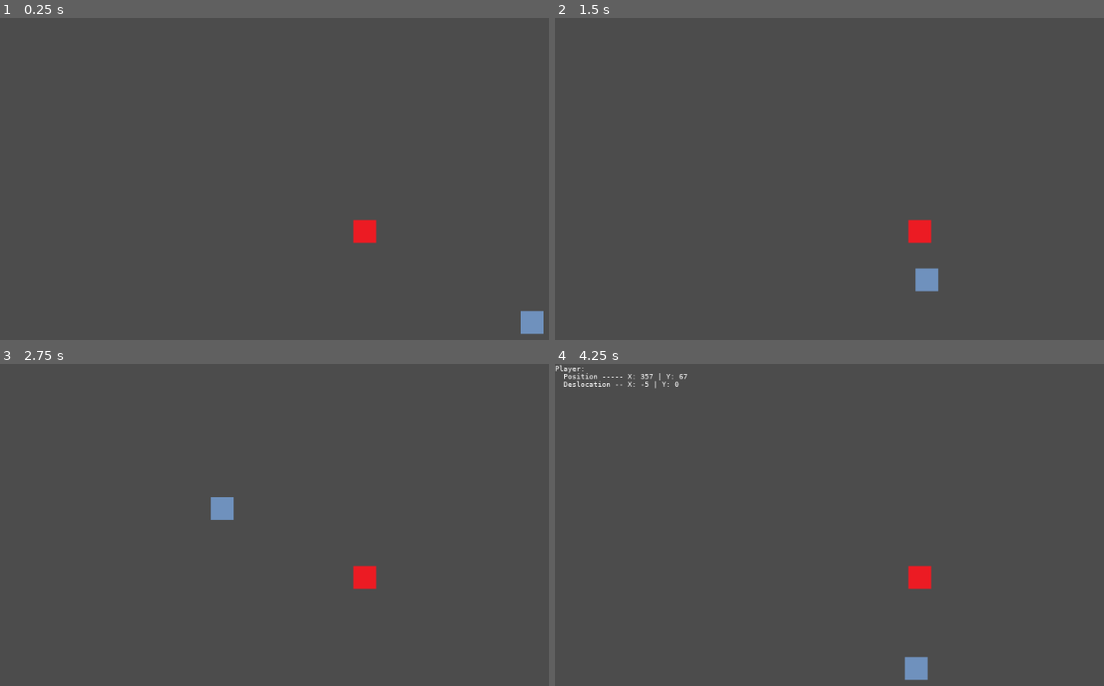
Above: before the commit, frames 1-4 (two rows, left to right).
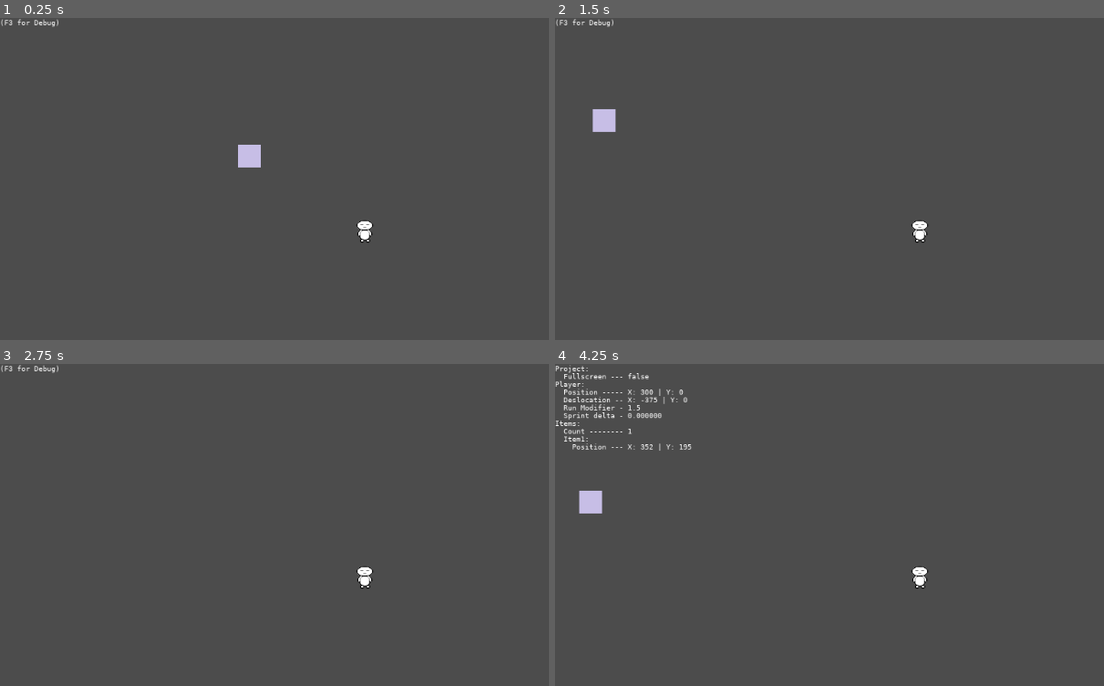
Above: after the commit, the same moments.

Repository: Ellyzeul/godot_first_game
Game: Godot game, scene res://levels/World.tscn
Two runs of this game, one before a commit and one after it. Both use one fixed random seed, a clock stepped at 60 frames per second and the inputs below. Before the commit the project starts from res://World.tscn.
Inputs:
- Up to frame 1 (0.25 s): no input
- Up to frame 2 (1.5 s): tap Enter at 0.5 s; hold Right (right) 0.53-1.28 s; hold Shift (run, bound only after the commit) 0.53-1.28 s; tap Ctrl (sprint, bound only after the commit) at 0.8, 1.35 s; hold Down (down) from 1.28 s (still down)
- Up to frame 3 (2.75 s): tap Shift (run, bound only after the commit) at 1.55 s; release Down (down) at 2.03 s; hold Right (right) from 2.03 s (still down); hold Shift (run, bound only after the commit) from 2.03 s (still down); tap Ctrl (sprint, bound only after the commit) at 2.3 s
- Up to frame 4 (4.25 s): release Right (right) at 2.78 s; release Shift (run, bound only after the commit) at 2.78 s; hold Up (up) 2.78-3.53 s; tap Ctrl (sprint, bound only after the commit) at 2.85, 3.8 s; tap Shift (run, bound only after the commit) at 3.05 s; hold Left (left) from 3.53 s (still down); hold Shift (run, bound only after the commit) from 3.53 s (still down); tap F3 (debug) at 4.15 s

The runs differ from the first frame. In frame 1, 1.0% of the frame differs, in the area x 0-100%, y 0-99%; in frame 2, 1.0%; in frame 3, 0.7%; in frame 4, 2.0%, in the area x 0-69%, y 0-99%.

Commit message:
feat: various implementation
 - Player and Item now are physic block and have collision
 - All codes refactored
 - Player has a new sprite
 - Infinite run system
 - Timed sprint system

Diff:
--- a/World.tscn
+++ /dev/null
@@ -1,21 +0,0 @@
-[gd_scene load_steps=6 format=2]
-
-[ext_resource path="res://characters/player/player_spr.png" type="Texture" id=1]
-[ext_resource path="res://characters/player/Player.gd" type="Script" id=2]
-[ext_resource path="res://models/item/item_spr.png" type="Texture" id=4]
-[ext_resource path="res://characters/player/PlayerCamera.tscn" type="PackedScene" id=5]
-[ext_resource path="res://characters/player/PlayerCamera.gd" type="Script" id=6]
-
-[node name="World" type="Node2D"]
-
-[node name="Player" type="Sprite" parent="."]
-position = Vector2( 117, 67 )
-texture = ExtResource( 1 )
-script = ExtResource( 2 )
-
-[node name="PlayerCamera" parent="Player" instance=ExtResource( 5 )]
-script = ExtResource( 6 )
-
-[node name="Item1" type="Sprite" parent="."]
-position = Vector2( 352, 195 )
-texture = ExtResource( 4 )
--- a/characters/player/Player.gd
+++ b/characters/player/Player.gd
@@ -1,15 +1,24 @@
-extends Sprite
+extends KinematicBody2D
 
-const Player = preload("res://scripts/lib_player.gd")
+const Player = preload("res://characters/player/lib.gd")
 var speed
+var running
+var sprint_duration
 var velocity
 var camera
+var collision_info
+var font
 
 func _ready():
-	speed = 5
+	speed = 250
+	running = 1
 	velocity = Vector2()
 	camera = self.get_child(0)
+	sprint_duration = 0
 
-func _process(delta):
-	velocity = Player.get_velocity(speed)
-	position = Player.set_position(position, velocity)
+func _physics_process(delta):
+	sprint_duration = Player.get_sprint_delta(delta, sprint_duration)
+	running = Player.get_running(sprint_duration)
+	velocity = Player.get_velocity(speed, running)
+	var collision_info = move_and_slide(velocity, Vector2.UP)
+	update()
--- a/characters/player/Player.tscn
+++ b/characters/player/Player.tscn
@@ -1,10 +1,24 @@
-[gd_scene load_steps=2 format=2]
+[gd_scene load_steps=6 format=2]
 
-[sub_resource type="ImageTexture" id=1]
+[ext_resource path="res://characters/player/camera/PlayerCamera.tscn" type="PackedScene" id=1]
+[ext_resource path="res://characters/player/camera/PlayerCamera.gd" type="Script" id=2]
+[ext_resource path="res://characters/player/sprite.png" type="Texture" id=3]
+[ext_resource path="res://characters/player/Player.gd" type="Script" id=4]
+
+[sub_resource type="RectangleShape2D" id=1]
+extents = Vector2( 10.5, 15 )
 
 [node name="Player" type="KinematicBody2D"]
+script = ExtResource( 4 )
+
+[node name="PlayerCamera" parent="." instance=ExtResource( 1 )]
+position = Vector2( 514, 301 )
+script = ExtResource( 2 )
 
 [node name="Sprite" type="Sprite" parent="."]
-texture = SubResource( 1 )
+position = Vector2( 514, 301 )
+texture = ExtResource( 3 )
 
-[node name="Collision" type="CollisionShape2D" parent="."]
+[node name="CollisionShape2D" type="CollisionShape2D" parent="."]
+position = Vector2( 514.5, 301 )
+shape = SubResource( 1 )
--- a/characters/player/PlayerCamera.gd
+++ /dev/null
@@ -1,42 +0,0 @@
-extends Camera2D
-
-var world
-var player
-var font
-var debug
-var top_left
-
-func _ready():
-	world = self.get_parent().get_parent()
-	player = world.get_child(0)
-
-	self.current = true
-
-	font = DynamicFont.new()
-	font.font_data = load("res://fonts/VeraSans-Regular.ttf")
-	font.size = 10
-
-	debug = false
-
-func _process(delta):
-	debug = !debug if Input.is_action_just_pressed("debug") else debug
-	top_left = Vector2(
-		-ProjectSettings.get_setting("display/window/size/width")/2,
-		-ProjectSettings.get_setting("display/window/size/height")/2
-	)
-	update()
-
-func _draw():
-	if !debug: return
-
-	var messages = [
-		"Player:",
-		"  Position ----- X: "+str(player.position.x)+" | Y: "+str(player.position.y),
-		"  Deslocation -- X: "+str(player.velocity.x)+" | Y: "+str(player.velocity.y)
-	]
-	var text_position = top_left
-	text_position.y += 10
-
-	for msg in messages:
-		draw_string(font, text_position, msg)
-		text_position.y += font.size+1
--- /dev/null
+++ b/characters/player/camera/PlayerCamera.gd
@@ -0,0 +1,37 @@
+extends Camera2D
+
+const PlayerCamera = preload("res://characters/player/camera/lib.gd")
+var world
+var player
+var debug_font
+var debug
+var top_left
+
+func _ready():
+	world = self.get_parent().get_parent()
+	player = world.get_child(0)
+
+	self.current = true
+
+	debug_font = DynamicFont.new()
+	debug_font.font_data = load("res://fonts/VeraSans-Regular.ttf")
+	debug_font.size = 10
+
+	debug = false
+	top_left = PlayerCamera.get_top_left()
+
+func _process(delta):
+	debug = !debug if Input.is_action_just_pressed("debug") else debug
+	top_left = PlayerCamera.get_top_left()
+	PlayerCamera.toogle_fullscreen()
+	update()
+
+func _draw():
+	var text_position = top_left
+	var messages
+
+	messages = PlayerCamera.get_messages(world, player) if debug else ["(F3 for Debug)"]
+
+	for msg in messages:
+		draw_string(debug_font, text_position, msg)
+		text_position.y += debug_font.size+1
--- /dev/null
+++ b/characters/player/camera/lib.gd
@@ -0,0 +1,39 @@
+static func get_top_left():
+	var top_left = Vector2(
+		-OS.window_size.x/2,
+		-OS.window_size.y/2
+	)
+
+	top_left.y += 10
+
+	return top_left
+
+static func toogle_fullscreen():
+	var fullscreen = OS.window_fullscreen
+	var new_fullscreen = !fullscreen if Input.is_action_just_pressed("fullscreen") else fullscreen
+
+	OS.set_window_fullscreen(new_fullscreen)
+
+static func get_messages(world, player):
+	var items = world.items
+	var item_count
+
+	item_count = items.size()
+
+	var messages = [
+		"Project:",
+		"  Fullscreen --- %s" % ["true" if OS.window_fullscreen else "false"],
+		"Player:",
+		"  Position ----- X: %d | Y: %d" % [player.position.x, player.position.y],
+		"  Deslocation -- X: %d | Y: %d" % [player.velocity.x, player.velocity.y],
+		"  Run Modifier - %2.1f" % [player.running],
+		"  Sprint delta - %f" % [player.sprint_duration],
+		"Items:",
+		"  Count -------- %d" % [item_count]
+	]
+
+	for i in range(item_count):
+		messages.push_back("  Item%d:" % [i+1])
+		messages.push_back("    Position --- X: %d | Y: %d" % [items[i].position.x, items[i].position.y])
+
+	return messages
--- a/scripts/lib_player.gd
+++ b/characters/player/lib.gd
@@ -1,14 +1,33 @@
-static func get_velocity(speed):
+static func get_velocity(speed, running):
 	var velocity = Vector2()
 
 	velocity.x = -(Input.is_action_pressed("left") as int)+(Input.is_action_pressed("right") as int)
 	velocity.y = -(Input.is_action_pressed("up") as int)+(Input.is_action_pressed("down") as int)
 
-	velocity = velocity.normalized() * speed
+	velocity = velocity.normalized() * speed * running
 	velocity.x = ceil(velocity.x) if velocity.x > 0 else floor(velocity.x)
 	velocity.y = ceil(velocity.y) if velocity.y > 0 else floor(velocity.y)
 
 	return velocity
+
+static func get_running(sprint_time):
+	var running
+	if sprint_time > 0: running = 2.0
+	elif Input.is_action_pressed("run"): running = 1.5
+	else: running = 1
+
+	return running
+
+static func get_sprint_delta(delta, last_delta):
+	var new_delta
+
+	if (
+		Input.is_action_just_pressed("sprint") or
+		(last_delta > 0 and last_delta <= 0.5)
+	): new_delta = delta + last_delta
+	else: new_delta = 0
+
+	return new_delta
 
 static func set_position(position, velocity):
 	position.x += velocity.x
--- a/default_env.tres
+++ b/default_env.tres
@@ -3,5 +3,5 @@
 [sub_resource type="ProceduralSky" id=1]
 
 [resource]
-background_mode = 2
+background_mode = 1
 background_sky = SubResource( 1 )
--- /dev/null
+++ b/levels/World.gd
@@ -0,0 +1,10 @@
+extends Node2D
+
+const WorldModule = preload("res://levels/lib.gd")
+var items
+
+func _ready():
+	items = WorldModule.get_items(self)
+
+func _process(delta):
+	items = WorldModule.get_items(self)
--- /dev/null
+++ b/levels/World.tscn
@@ -0,0 +1,13 @@
+[gd_scene load_steps=4 format=2]
+
+[ext_resource path="res://characters/player/Player.tscn" type="PackedScene" id=1]
+[ext_resource path="res://models/items/Item.tscn" type="PackedScene" id=4]
+[ext_resource path="res://levels/World.gd" type="Script" id=7]
+
+[node name="World" type="Node2D"]
+use_parent_material = true
+script = ExtResource( 7 )
+
+[node name="Player" parent="." instance=ExtResource( 1 )]
+
+[node name="Item" parent="." instance=ExtResource( 4 )]
--- /dev/null
+++ b/levels/lib.gd
@@ -0,0 +1,7 @@
+static func get_items(world):
+	var items = []
+
+	for child in world.get_children():
+		if child.name.find("Item") > -1: items.push_back(child)
+
+	return items
--- /dev/null
+++ b/models/items/Item.tscn
@@ -0,0 +1,15 @@
+[gd_scene load_steps=3 format=2]
+
+[ext_resource path="res://models/items/item2_spr.png" type="Texture" id=1]
+
+[sub_resource type="RectangleShape2D" id=1]
+extents = Vector2( 16, 16 )
+
+[node name="Item" type="StaticBody2D"]
+position = Vector2( 352, 195 )
+
+[node name="Sprite" type="Sprite" parent="."]
+texture = ExtResource( 1 )
+
+[node name="CollisionShape2D" type="CollisionShape2D" parent="."]
+shape = SubResource( 1 )
--- a/project.godot
+++ b/project.godot
@@ -11,8 +11,12 @@
 [application]
 
 config/name="Godot"
-run/main_scene="res://World.tscn"
+run/main_scene="res://levels/World.tscn"
 config/icon="res://icon.png"
+
+[display]
+
+window/size/borderless=true
 
 [input]
 
@@ -45,6 +49,22 @@
 "events": [ Object(InputEventKey,"resource_local_to_scene":false,"resource_name":"","device":0,"alt":false,"shift":false,"control":false,"meta":false,"command":false,"pressed":false,"scancode":0,"physical_scancode":16777246,"unicode":0,"echo":false,"script":null)
  ]
 }
+fullscreen={
+"deadzone": 0.5,
+"events": [ Object(InputEventKey,"resource_local_to_scene":false,"resource_name":"","device":0,"alt":false,"shift":false,"control":false,"meta":false,"command":false,"pressed":false,"scancode":0,"physical_scancode":16777248,"unicode":0,"echo":false,"script":null)
+, Object(InputEventKey,"resource_local_to_scene":false,"resource_name":"","device":0,"alt":false,"shift":false,"control":false,"meta":false,"command":false,"pressed":false,"scancode":0,"physical_scancode":70,"unicode":0,"echo":false,"script":null)
+ ]
+}
+run={
+"deadzone": 0.5,
+"events": [ Object(InputEventKey,"resource_local_to_scene":false,"resource_name":"","device":0,"alt":false,"shift":false,"control":false,"meta":false,"command":false,"pressed":false,"scancode":0,"physical_scancode":16777237,"unicode":0,"echo":false,"script":null)
+ ]
+}
+sprint={
+"deadzone": 0.5,
+"events": [ Object(InputEventKey,"resource_local_to_scene":false,"resource_name":"","device":0,"alt":false,"shift":true,"control":false,"meta":false,"command":false,"pressed":false,"scancode":0,"physical_scancode":16777238,"unicode":0,"echo":false,"script":null)
+ ]
+}
 
 [physics]
 
Renamed: characters/player/PlayerCamera.tscn -> characters/player/camera/PlayerCamera.tscn
Binary file removed: characters/player/player_spr.png
Binary file added: characters/player/sprite.png
Not shown, changed: characters/player/sprite.png.import
Binary file removed: icon.png
Renamed: models/item/item_spr.png -> models/items/item1_spr.png
Not shown, changed: models/items/item1_spr.png.import
Binary file added: models/items/item2_spr.png
Not shown, changed: models/items/item2_spr.png.import
